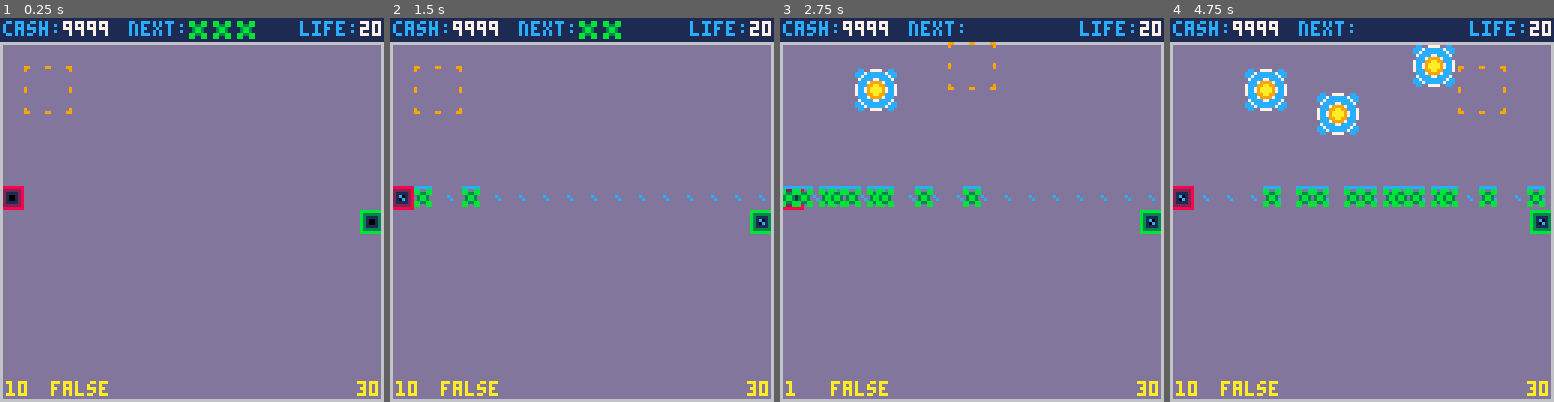
Above: before the commit, frames 1-4 (left to right).
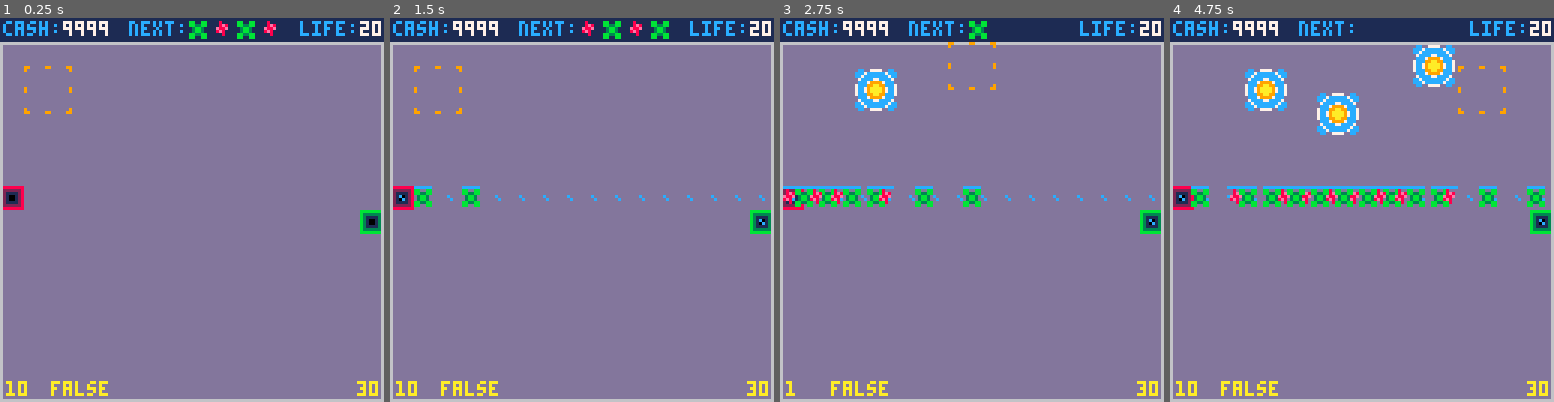
Above: after the commit, the same moments.

Repository: langchr86/pico-bubble-towers
Game: PICO-8 cartridge pico-proto.p8
Two runs of this game, one before a commit and one after it. Both use one fixed random seed, a clock stepped at 60 frames per second and the inputs below.
Inputs:
- Up to frame 1 (0.25 s): no input
- Up to frame 2 (1.5 s): tap X (X key) at 0.33, 1.07 s; tap O (Z key) at 0.7 s
- Up to frame 3 (2.75 s): hold Right 1.6-2.1 s; tap O (Z key) at 1.7, 2.1, 2.5 s; tap X (X key) at 1.85 s; hold Up 2.15-2.42 s; hold Right from 2.47 s (still down)
- Up to frame 4 (4.75 s): tap O (Z key) every 0.4 s from 2.9 to 4.5 s; tap X (X key) at 2.97, 4.08 s; release Right at 3.03 s; hold Left 3.08-3.58 s; hold Down 3.63-3.97 s; hold Right 4.02-4.68 s; hold Up from 4.73 s (still down)

The runs differ from the first frame. In frame 1, 0.3% of the frame differs, in the area x 55-72%, y 0-6%; in frame 2, 0.4%; in frame 3, 0.7%; in frame 4, 1.5%, in the area x 5-75%, y 43-50%.

Commit message:
add second enemy type

Diff:
--- a/enemy.lua
+++ b/enemy.lua
@@ -13,8 +13,9 @@
 }
 Enemy.__index = Enemy
 
-function Enemy:New(init_pos, path)
+function Enemy:New(init_pos, path, type)
   o = {
+    sprite=self.sprite + type,
     pos=init_pos:Clone(),
     path=path,
     next_pos=path[1],
--- a/pico-proto.lua
+++ b/pico-proto.lua
@@ -12,7 +12,7 @@
   menu:Update()
 end
 
-wave_list = CreateWaveList(3)
+wave_list = CreateWaveList(5)
 session = Session:New(0, wave_list)
 cursor = Cursor:New()
 
--- a/session.lua
+++ b/session.lua
@@ -82,7 +82,7 @@
   local diff_point = Point:New(16, 0)
 
   for i=1,next_wave.enemy_count do
-    enemy = Enemy:New(start_point, self.enemy_path)
+    enemy = Enemy:New(start_point, self.enemy_path, next_wave.enemy_type)
     add(self.enemy_list, enemy)
 
     start_point = start_point - diff_point
--- a/wave.lua
+++ b/wave.lua
@@ -16,9 +16,14 @@
 end
 
 function CreateWaveList(wave_count)
+  local type = 0
   local list = {}
   for i=1,wave_count do
-    add(list, Wave:New(4, 0))
+    add(list, Wave:New(4, type))
+    type += 1
+    if type > 1 then
+      type = 0
+    end
   end
   return list
 end
